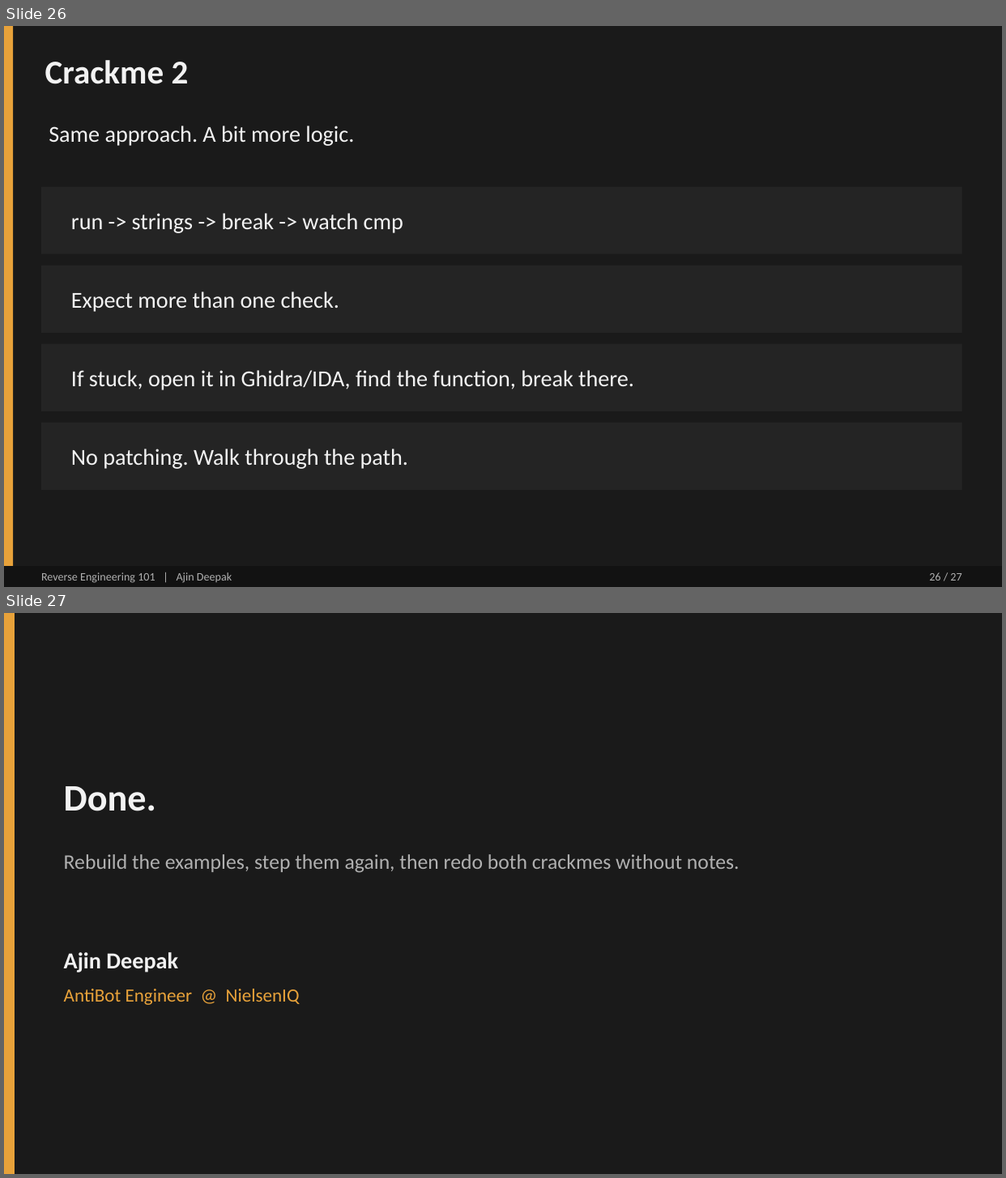
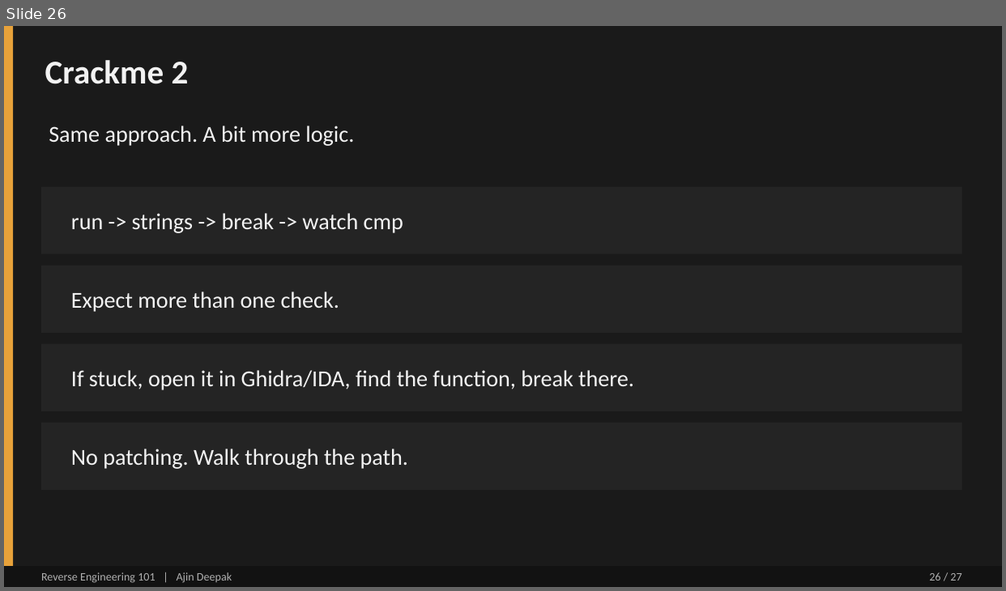
Before and after one commit to DERE-ad2001/reverse-engineering-101, a slide deck: Reverse Engineering 101.pptx. Shown one above the other, each under a label of ours: slides 26 and 27 before the commit, slide 26 after it. The pictures are 1006x1178 and 1006x591 pixels, drawn with LibreOffice and Linux fonts; fonts in the diff are those of the drawing. Boxes give left, top, right and bottom in pixels: in the first picture for what was removed or moved away, otherwise in the second. Text is boxed around its words. In the diff, an @@ line names an element or a change of style, - is before the commit and + after.

```diff
--- a/Reverse Engineering 101.pptx
+++ b/Reverse Engineering 101.pptx
@@ slide 27 removed at (4, 613, 1002, 1174), background #1A1A1A @@
@@ rectangle removed at (4, 613, 15, 1174) @@
@@ text removed at (64, 786, 156, 811) @@
-Done.
@@ text removed at (64, 854, 739, 873) @@
-Rebuild the examples, step them again, then redo both crackmes without notes.
@@ text removed at (64, 952, 178, 973) @@
-Ajin Deepak
@@ text removed at (64, 989, 300, 1005) @@
-AntiBot Engineer @ NielsenIQ
```
Also in this commit, not shown: 1 slide changed, 1 slide added, 2 other files.
